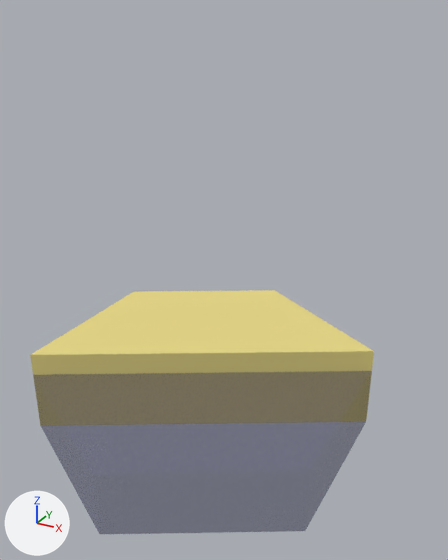
Renders of the glTF model assets/models/glTF/HexCell_Beach_Connect_3.glb from each side of a commit.
Camera for both pictures: a 50 mm camera at (1.62, -2.7, 2.09) aimed at (0.14, 0.01, 0.74). Lighting does not change. The marker at lower left points along +X, +Y and +Z. Vertices at the same position are counted once.

The older version as bpy lines, for what is in view:
```python
me_circle_025 = bpy.data.meshes.new('Circle.025')
me_circle_025.from_pydata(...)  # 14 vertices, 22 faces; spans x -0.87..0.87, y -1.0..1.0, z -0.25..0.25
# faces by material slot: [12, 10]
me_circle_025.materials.append(mat_sand)  # yellow #e7d886
me_circle_025.materials.append(mat_water)  # dark blue #2d285f
ob_hexcell_beach_connect_3 = bpy.data.objects.new('HexCell_Beach_Connect_3', me_circle_025)
ob_hexcell_beach_connect_3.location = (0.0, 0.0, 0.0)
```
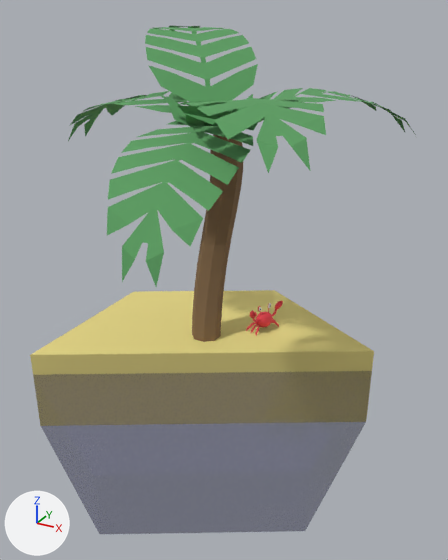
Edits to the bpy script that builds the scene:
```text
Add mat_leaves:
    mat_leaves = principled_material('leaves')
    mat_leaves.base_color = (0.108, 0.342, 0.121)  # green #5c9e62
    mat_leaves.roughness = 1.0
Add mat_crab:
    mat_crab = principled_material('crab')
    mat_crab.base_color = (0.798, 0.0466, 0.065)  # red #e73d48
    mat_crab.roughness = 0.72
Add mat_palmtrunk:
    mat_palmtrunk = principled_material('palmtrunk')
    mat_palmtrunk.base_color = (0.223, 0.136, 0.0648)  # brown #826748
    mat_palmtrunk.roughness = 1.0
Add mat_eye:
    mat_eye = principled_material('eye')
    mat_eye.base_color = (0.8, 0.8, 0.8)  # white #e7e7e7
Add mat_material_008:
    mat_material_008 = principled_material('Material.008')
    mat_material_008.base_color = (0.014, 0.014, 0.014)  # black #1f1f1f
    mat_material_008.roughness = 0.106
Change me_circle_025:
    used by ob_hexcell_beach_connect_3; location = (0.0, 0.0, 0.0)
    remove me_circle_025.from_pydata(...)  # 14 vertices, 22 faces; spans x -0.87..0.87, y -1.0..1.0, z -0.25..0.25
    add me_circle_025.from_pydata(...)  # 1853 vertices, 2247 faces; spans x -0.93..0.94, y -1.0..1.0, z -0.25..2.0
    me_circle_025 part 1: 1839 vertices added at x -0.93..0.94, y -0.9..0.78, z 0.18..2.0
    add me_circle_025.materials.append(mat_palmtrunk)  # brown #826748
    add me_circle_025.materials.append(mat_leaves)  # green #5c9e62
    add me_circle_025.materials.append(mat_crab)  # red #e73d48
    add me_circle_025.materials.append(mat_eye)  # white #e7e7e7
    add me_circle_025.materials.append(mat_material_008)  # black #1f1f1f
```

Location of each change, (x1, y1, x2, y2) in pixels of the pictures (448 x 560 px):
'HexCell_Beach_Connect_3', reshaped (12% wider, 108% taller): before (30, 290, 374, 534); after (30, 26, 416, 534)
part 1 of me_circle_025, added (green): after (68, 26, 416, 342)
